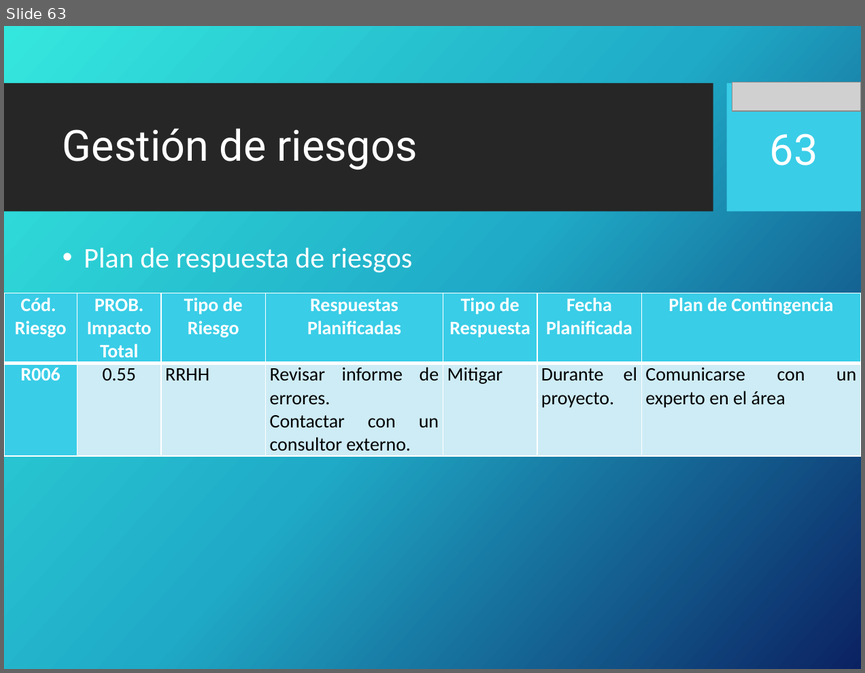
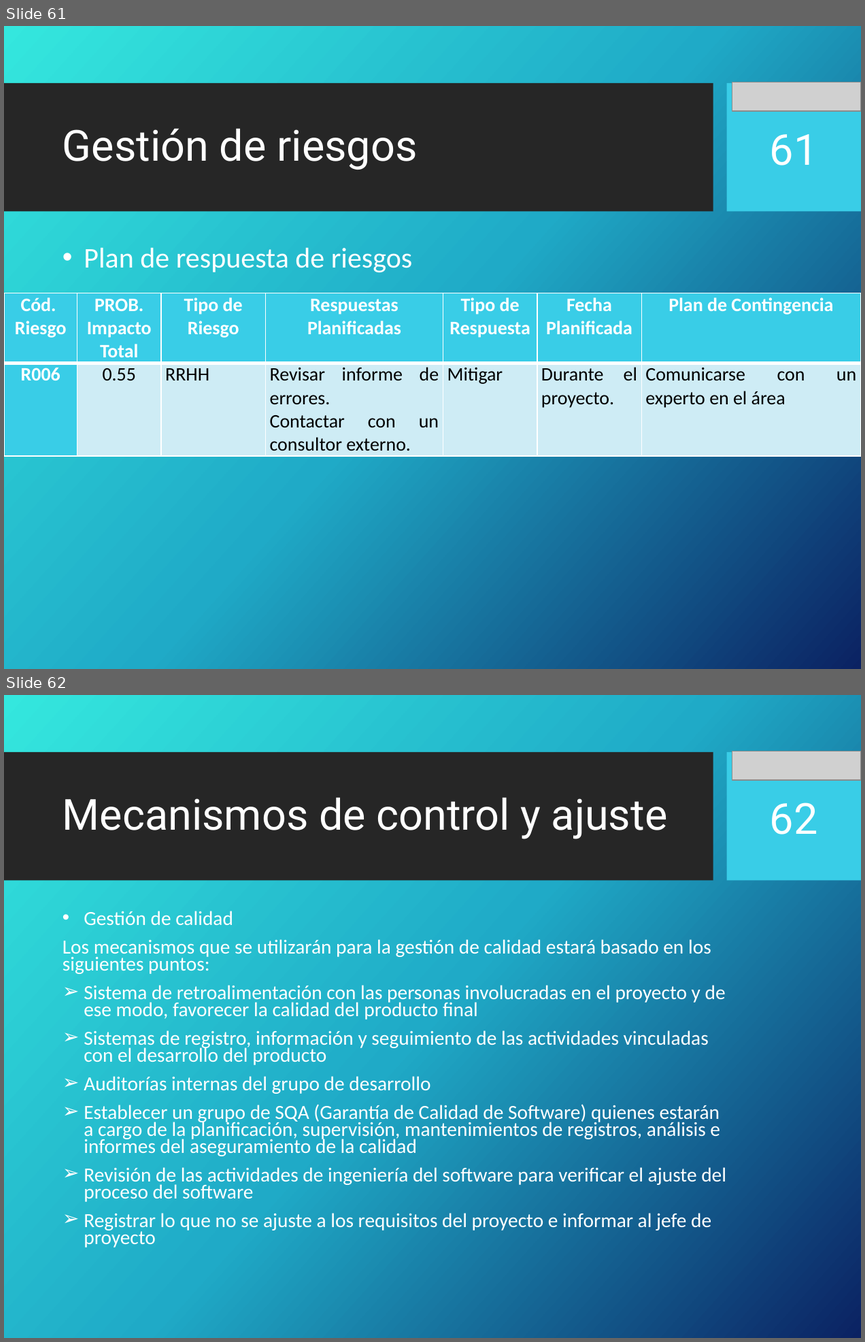
Before and after one commit to portafolio2016/hipocrates, a slide deck: docs/plan-de-proyecto/ppt-iteracion1.pptx. Shown one above the other, each under a label of ours: slide 63 before the commit, slides 61 and 62 after it. The pictures are 865x673 and 865x1342 pixels, drawn with LibreOffice and Linux fonts; fonts in the diff are those of the drawing; grey boxes stand for pictures; background and template pictures are left out. Boxes give left, top, right and bottom in pixels: in the first picture for what was removed or moved away, otherwise in the second. Text is boxed around its words. In the diff, an @@ line names an element or a change of style, - is before the commit and + after.

Commit message:
Faltan 3 puntos y termino

```diff
--- a/docs/plan-de-proyecto/ppt-iteracion1.pptx
+++ b/docs/plan-de-proyecto/ppt-iteracion1.pptx
@@ slide 62 added at bbox=[4, 695, 861, 1338], background picture (left out); not listed: 2 template elements that a slide beside it also shows @@
@@ picture added at bbox=[732, 751, 861, 781] @@
@@ title added at bbox=[62, 797, 667, 839], 36 pt, text #FFFFFF @@
+Mecanismos de control y ajuste
@@ page number added at bbox=[770, 802, 818, 834], 36 pt, text #FFFFFF @@
+62
@@ text added at bbox=[62, 911, 726, 1247], 16.8 pt, text #FFFFFF @@
+• Gestión de calidad
+Los mecanismos que se utilizarán para la gestión de calidad estará basado en los siguientes puntos:
+➢ Sistema de retroalimentación con las personas involucradas en el proyecto y de ese modo, favorecer la calidad del producto final
+➢ Sistemas de registro, información y seguimiento de las actividades vinculadas con el desarrollo del producto
+➢ Auditorías internas del grupo de desarrollo
+➢ Establecer un grupo de SQA (Garantía de Calidad de Software) quienes estarán a cargo de la planificación, supervisión, mantenimientos de registros, análisis e informes del aseguramiento de la calidad
+➢ Revisión de las actividades de ingeniería del software para verificar el ajuste del proceso del software
+➢ Registrar lo que no se ajuste a los requisitos del proyecto e informar al jefe de proyecto
@@ what was slide 63 is now slide 61 @@
@@ page number at bbox=[770, 134, 818, 165]: text changed @@
-63
+61
```
Also in this commit, not shown: 1 slide changed, 23 other slides added, 3 slides removed.
